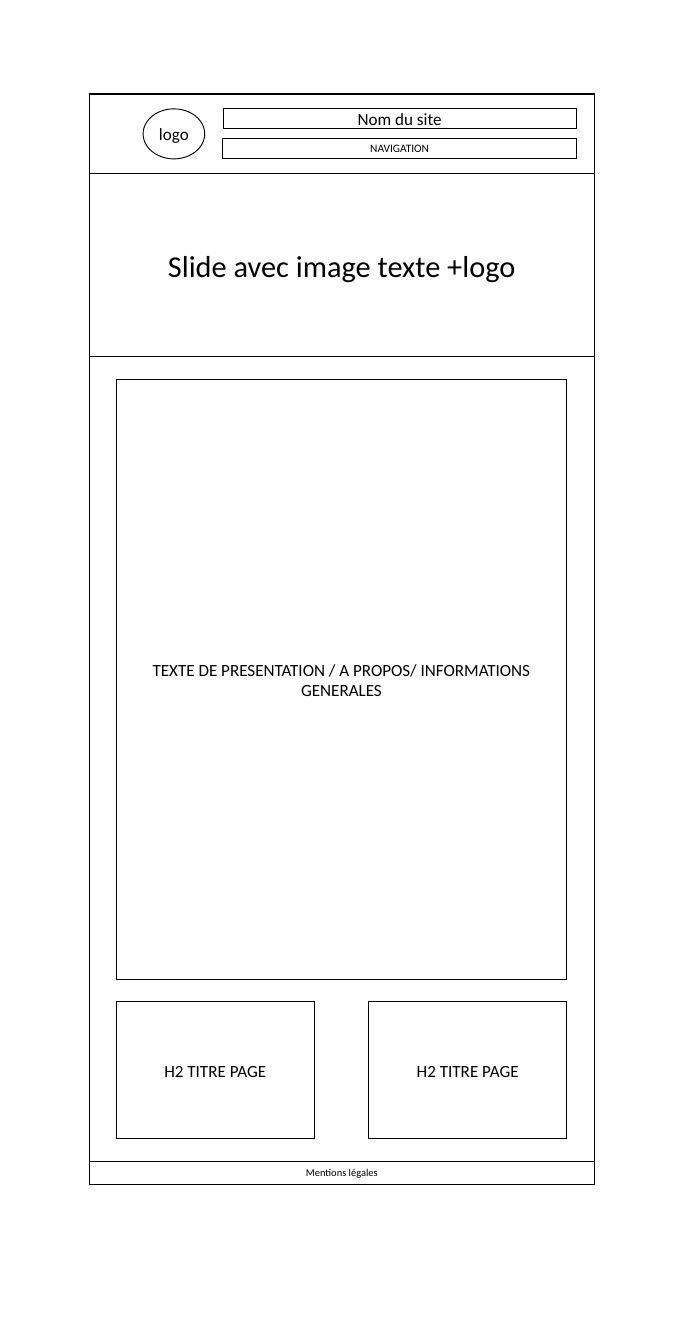
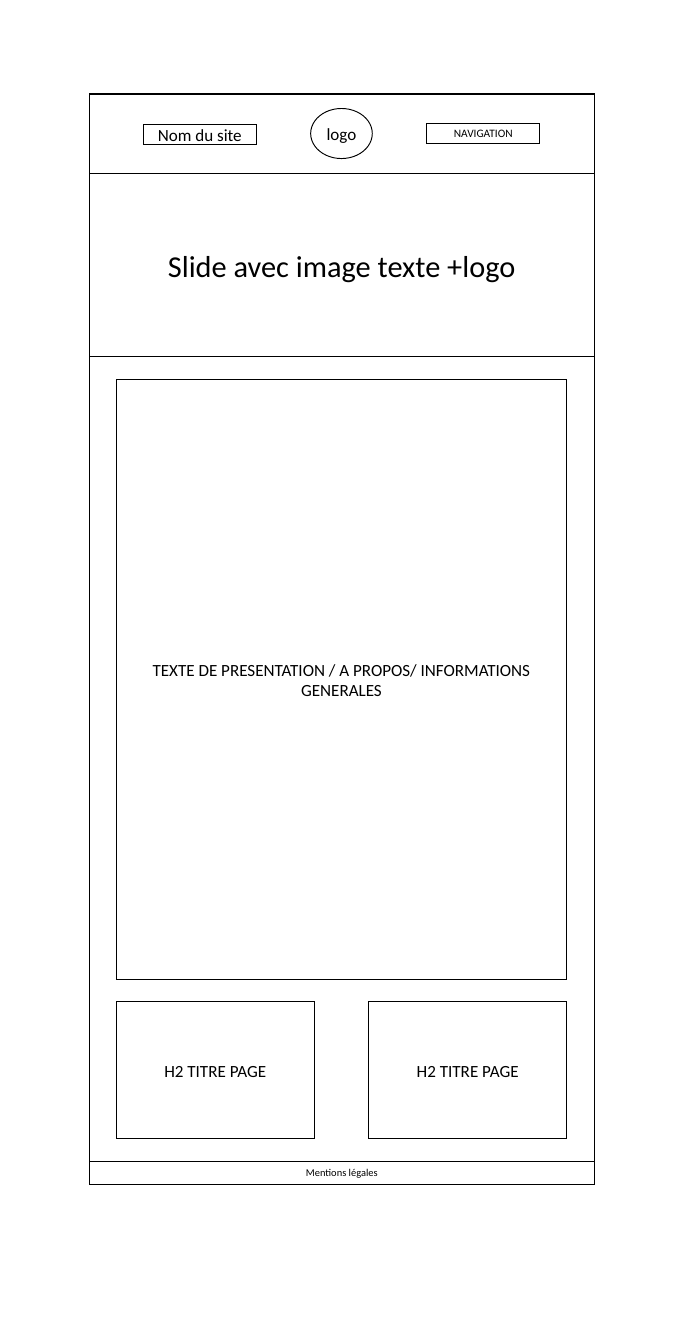
Before and after one commit to Bourg-en-Stress/accessibility, a slide deck: slide 2 of design/wireframe/wireframe.pptx. Drawn at 683x1344 pixels with LibreOffice and Linux fonts; fonts in the diff are those of the drawing. Boxes give left, top, right and bottom in pixels: in the first picture for what was removed or moved away, otherwise in the second. Text is boxed around its words. In the diff, an @@ line names an element or a change of style, - is before the commit and + after.

```diff
--- a/design/wireframe/wireframe.pptx
+++ b/design/wireframe/wireframe.pptx
@@ ellipse "logo": place and size @@
-ellipse "logo" at box(143, 109, 205, 158)
+ellipse "logo" at box(311, 109, 372, 158)
@@ rectangle "Nom du site": place and size @@
-rectangle "Nom du site" at box(223, 109, 576, 128)
+rectangle "Nom du site" at box(143, 124, 256, 144)
@@ rectangle "NAVIGATION": place and size @@
-rectangle "NAVIGATION" at box(223, 138, 576, 158)
+rectangle "NAVIGATION" at box(427, 123, 540, 143)
```
Also in this commit, not shown: 1 other slide changed.
